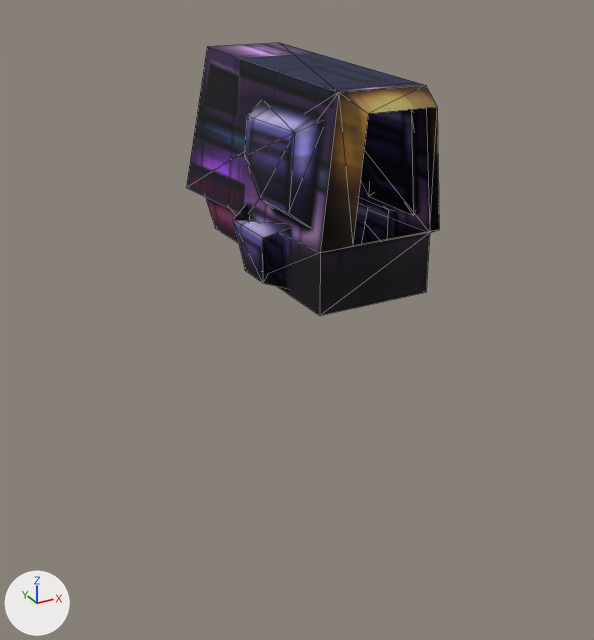
Two versions of the OBJ model Assets/Art/Nova1492/GXConverted/Models/UnitParts/ArmWeapons/datan_common__02_LArm_7bfb5a2c.obj, one commit apart.
Before and after are seen from a 50 mm camera at (-1.51, -3.93, 1.59) aimed at (0.2, -0.83, 0.04). The lights are fixed; the arrows at lower left show +X, +Y and +Z. The picture after the commit comes second. Mesh edges are drawn as thin lines. Where no turn or scale is listed for an object, it has been applied to the vertices.

Objects in the first picture: 'datan_common__02_LArm_7bfb5a2c'.
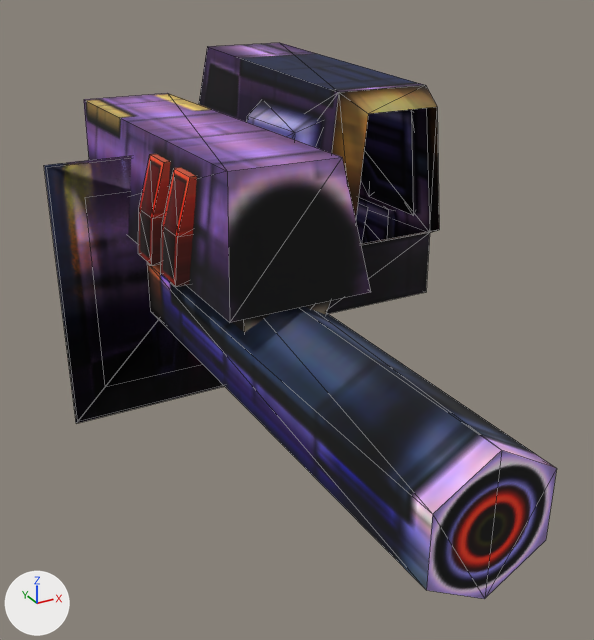
Location of each change, (x1, y1, x2, y2) in pixels of the pictures (594 x 640 px):
'datan_common__02_LArm_7bfb5a2c_mesh04', added: after (147, 262, 557, 599)
'datan_common__02_LArm_7bfb5a2c_mesh02', added: after (84, 93, 371, 332)
'datan_common__02_LArm_7bfb5a2c_mesh07', added: after (44, 156, 224, 423)
'datan_common__02_LArm_7bfb5a2c_mesh08', added: after (47, 159, 223, 421)
'datan_common__02_LArm_7bfb5a2c_mesh03', added (red): after (138, 154, 197, 287)
'datan_common__02_LArm_7bfb5a2c_mesh06', added: after (85, 192, 197, 387)

The edits, one by one:
Mesh me_datan_common__02_larm_7bfb5a2c_mesh08 is new.
It has 4 vertices, 2 faces and spans x -0.689..0.689, y 0.0, z -0.689..0.689.
It uses material mat_datan_common__02_larm_7bfb5a2c (picture img_datan_common__02_larm_7bfb5a2c_tga).
Mesh me_datan_common__02_larm_7bfb5a2c_mesh07 is new.
It has 4 vertices, 2 faces and spans x -0.699..0.699, y 0.0, z -0.699..0.699.
It uses material mat_datan_common__02_larm_7bfb5a2c (picture img_datan_common__02_larm_7bfb5a2c_tga).
Mesh me_datan_common__02_larm_7bfb5a2c_mesh06 is new.
It has 4 vertices, 2 faces and spans x -0.523..0.523, y 0.0, z -0.523..0.523.
It uses material mat_datan_common__02_larm_7bfb5a2c (picture img_datan_common__02_larm_7bfb5a2c_tga).
Mesh me_datan_common__02_larm_7bfb5a2c_mesh04 is new.
It is a 6-sided cylinder along y spanning x -0.24..0.24, y -2.43..0.0, z -0.28..0.28.
It uses material mat_datan_common__02_larm_7bfb5a2c (picture img_datan_common__02_larm_7bfb5a2c_tga).
Mesh me_datan_common__02_larm_7bfb5a2c_mesh03 is new.
It has 24 vertices, 36 faces and spans x -0.385..0.385, y -0.821..-0.333, z 0.31..0.771.
It uses material mat_datan_common__02_larm_7bfb5a2c (picture img_datan_common__02_larm_7bfb5a2c_tga).
Mesh me_datan_common__02_larm_7bfb5a2c_mesh02 is new.
It has 24 vertices, 28 faces and spans x -0.39..0.39, y -1.24..0.87, z -0.22..0.85.
It uses material mat_datan_common__02_larm_7bfb5a2c (picture img_datan_common__02_larm_7bfb5a2c_tga).
Object 'datan_common__02_LArm_7bfb5a2c_mesh08' (ob_datan_common__02_larm_7bfb5a2c_mesh08) is new; it shows me_datan_common__02_larm_7bfb5a2c_mesh08.
Its location is (0.0, 0.0, 0.0).
Object 'datan_common__02_LArm_7bfb5a2c_mesh07' (ob_datan_common__02_larm_7bfb5a2c_mesh07) is new; it shows me_datan_common__02_larm_7bfb5a2c_mesh07.
Its location is (0.0, 0.0, 0.0).
Object 'datan_common__02_LArm_7bfb5a2c_mesh06' (ob_datan_common__02_larm_7bfb5a2c_mesh06) is new; it shows me_datan_common__02_larm_7bfb5a2c_mesh06.
Its location is (0.0, 0.0, 0.0).
Object 'datan_common__02_LArm_7bfb5a2c_mesh04' (ob_datan_common__02_larm_7bfb5a2c_mesh04) is new; it shows me_datan_common__02_larm_7bfb5a2c_mesh04.
Its location is (0.0, 0.0, 0.0).
Object 'datan_common__02_LArm_7bfb5a2c_mesh03' (ob_datan_common__02_larm_7bfb5a2c_mesh03) is new; it shows me_datan_common__02_larm_7bfb5a2c_mesh03.
Its location is (0.0, 0.0, 0.0).
Object 'datan_common__02_LArm_7bfb5a2c_mesh02' (ob_datan_common__02_larm_7bfb5a2c_mesh02) is new; it shows me_datan_common__02_larm_7bfb5a2c_mesh02.
Its location is (0.0, 0.0, 0.0).
